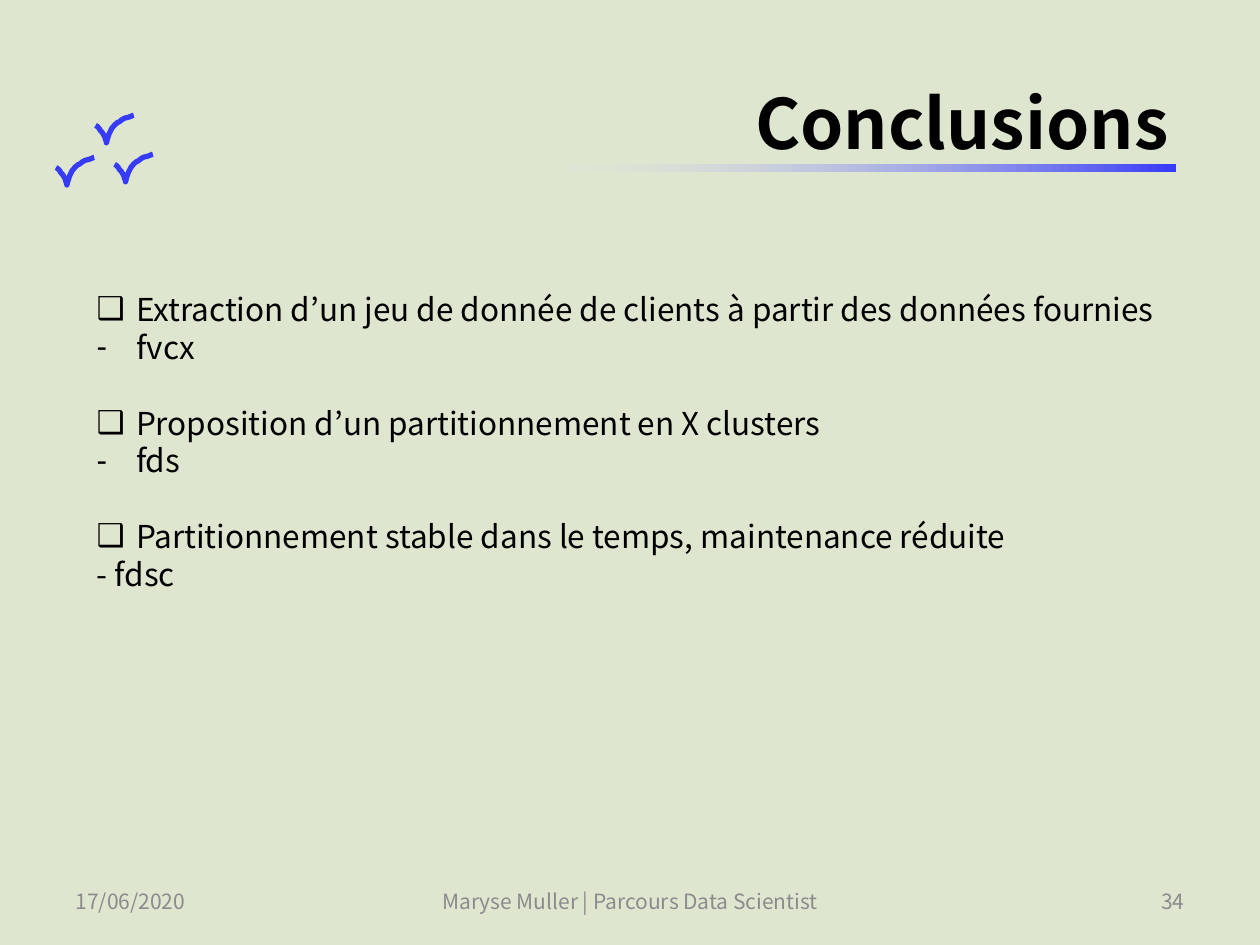
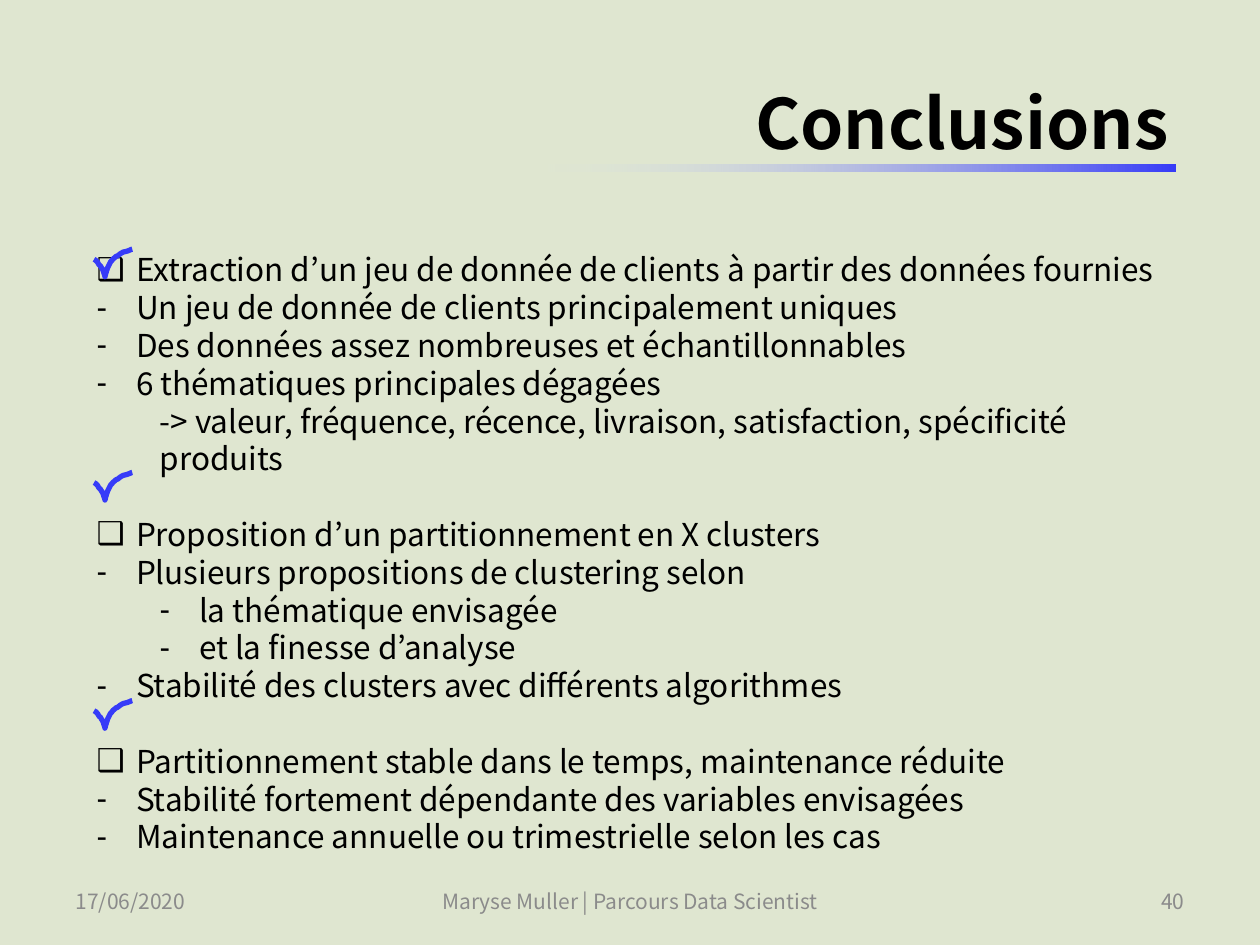
Before and after one commit to SmellyArmure/OC_DS_Project5, a slide deck: slide 40 of PRESENTATION/Projet5.pptx (slide 34 before the commit). Drawn at 1260x945 pixels with LibreOffice and Linux fonts; fonts in the diff are those of the drawing. Boxes give left, top, right and bottom in pixels: in the first picture for what was removed or moved away, otherwise in the second. Text is boxed around its words. In the diff, an @@ line names an element or a change of style, - is before the commit and + after.

Commit message:
P5_Cleaning_EDA_1 : entrepris de remettre certaines variables effacées, pas fini | Présentation : avancé dans données, modélisation, conclusions | étoffé results.pptx | P5_Clustering : refait tourner des modèles, ajouté les codes du AgglomerativeClustering et GaussianMixture

```diff
--- a/PRESENTATION/Projet5.pptx
+++ b/PRESENTATION/Projet5.pptx
@@ text "Extraction d’un jeu de donnée ...": place and size @@
-text "Extraction d’un jeu de donnée ..." at <box>115,293,1153,587</box>
+text "Extraction d’un jeu de donnée ..." at <box>136,253,1153,849</box>
@@ freeform shape: place and size @@
-freeform shape at <box>115,154,152,181</box>
+freeform shape at <box>94,249,132,277</box>
@@ text at <box>136,287,1067,478</box>: text changed @@
-– fvcx
+– Un jeu de donnée de clients principalement uniques
+– Des données assez nombreuses et échantillonnables
+– 6 thématiques principales dégagées
+  -> valeur, fréquence, récence, livraison, satisfaction, spécificité produits
@@ freeform shape: place and size @@
-freeform shape at <box>55,158,93,185</box>
+freeform shape at <box>94,472,132,500</box>
@@ text at <box>136,552,842,705</box>: text changed @@
-– fds
+– Plusieurs propositions de clustering selon
+  – la thématique envisagée
+  – et la finesse d’analyse
+– Stabilité des clusters avec différents algorithmes
@@ freeform shape: place and size @@
-freeform shape at <box>96,116,134,144</box>
+freeform shape at <box>94,701,132,728</box>
@@ text at <box>136,779,964,849</box>: text changed @@
-- fdsc
+– Stabilité fortement dépendante des variables envisagées
+– Maintenance annuelle ou trimestrielle selon les cas
@@ page number at <box>1161,893,1184,909</box>: text changed @@
-34
+40
```
Also in this commit, not shown: 15 other slides changed, 6 slides added, 9 other files.
